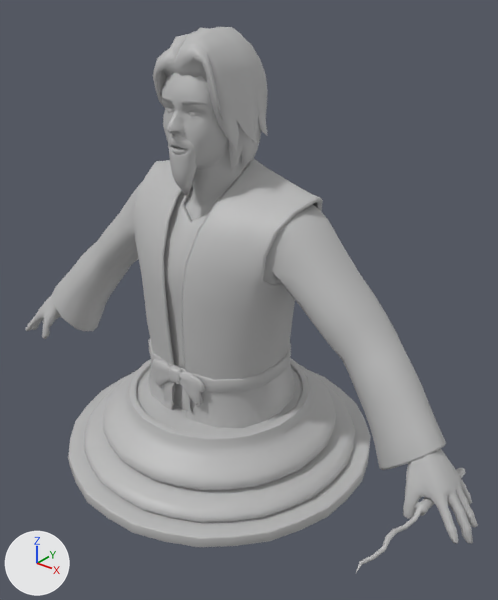
The FBX model Assets/Model/Unit/mage.fbx as it was, and as the next commit left it.
Both versions are drawn from a 50 mm lens placed at (1.86, -2.1, 2.12), pointed at (0.16, 0.03, 0.79). The lights are fixed; the arrows at lower left show +X, +Y and +Z. Where no turn or scale is listed for an object, it has been applied to the vertices.

The first picture shows 'mage_accessories', 'mage_base', 'pedestal'.
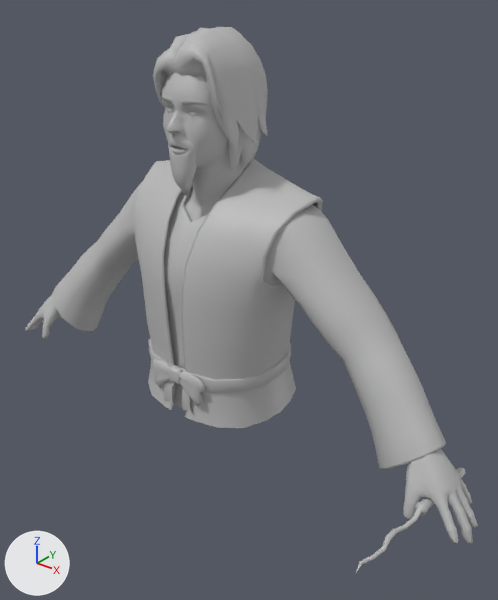
The change, as a list of edits to the scene's bpy script:
```text
Remove ob_pedestal:
    ob_pedestal = bpy.data.objects.new('pedestal', me_mesh_002)
    ob_pedestal.location = (0.0, 0.0, 0.0)
```

What differs and where, as boxes [x1, y1, x2, y2] in the pictures (498 x 600 px):
'pedestal', deleted
    before: [68, 358, 371, 547]
